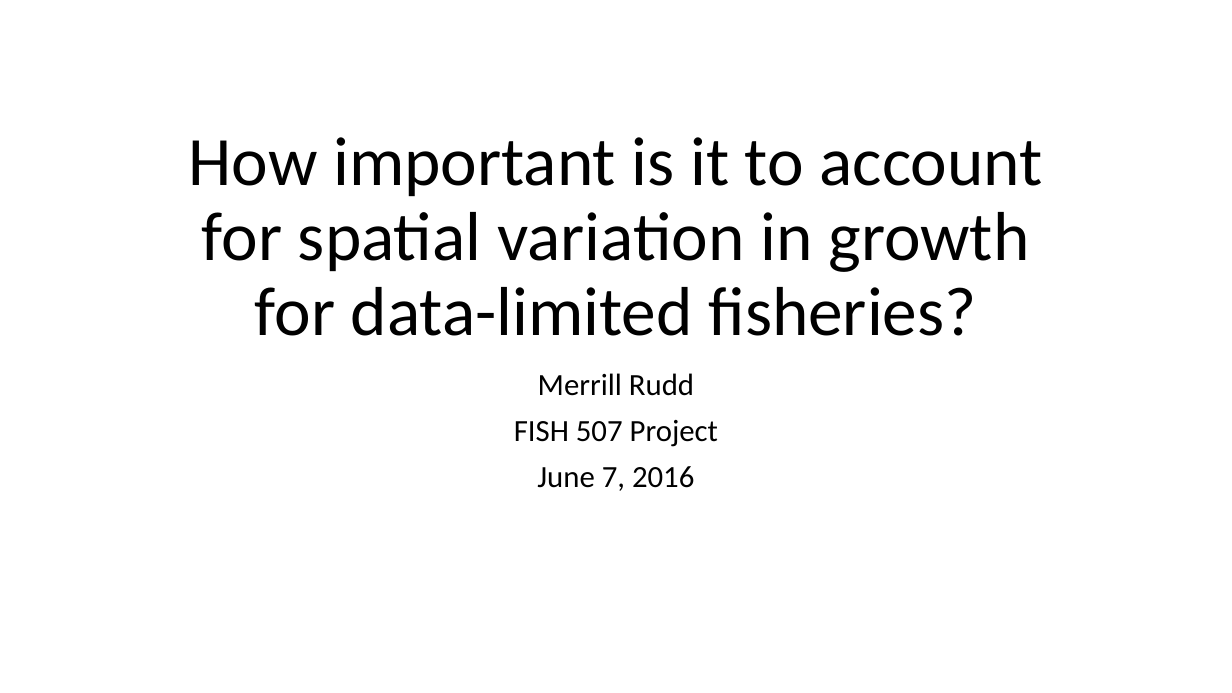
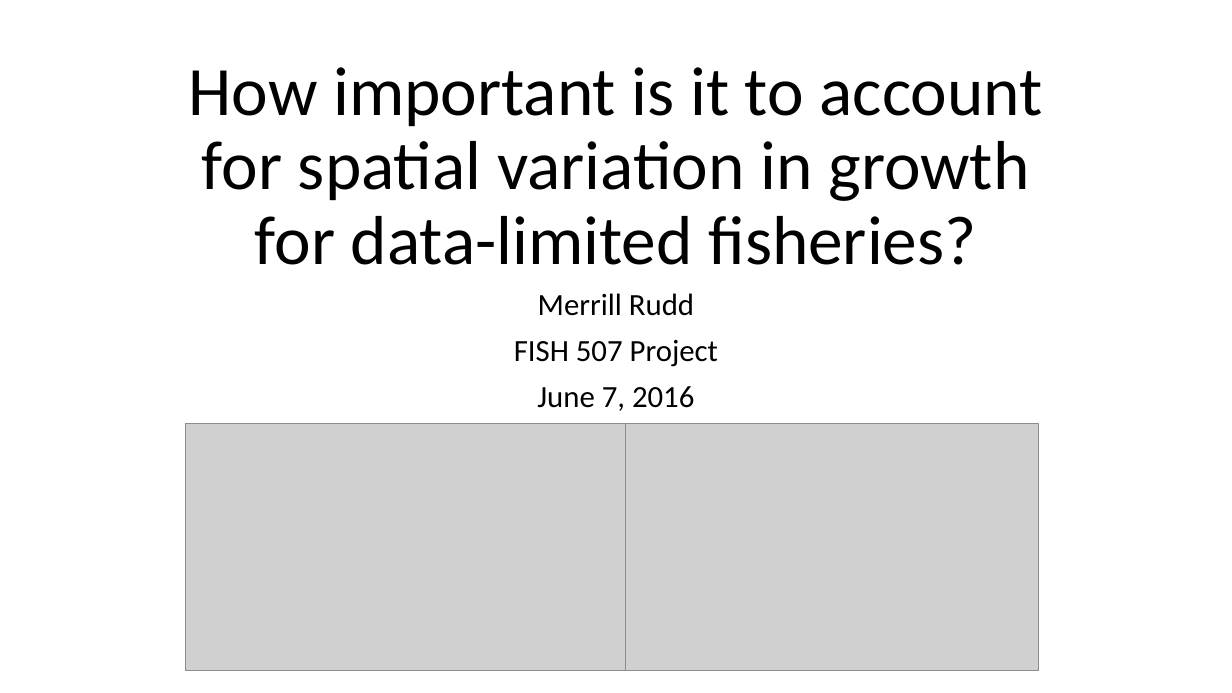
Before and after one commit to merrillrudd/2016_Spatio-temporal_models, a slide deck: slide 1 of Project/Rudd_Project.pptx. Drawn at 1232x693 pixels with LibreOffice and Linux fonts; fonts in the diff are those of the drawing; grey boxes stand for pictures. Boxes give left, top, right and bottom in pixels: in the first picture for what was removed or moved away, otherwise in the second. Text is boxed around its words. In the diff, an @@ line names an element or a change of style, - is before the commit and + after.

Commit message:
updates on spatial growth project

```diff
--- a/Project/Rudd_Project.pptx
+++ b/Project/Rudd_Project.pptx
@@ title "How important is it to ..." moved from (x1=189, y1=137, x2=1043, y2=336) to (x1=189, y1=67, x2=1043, y2=265) @@
@@ subtitle "Merrill Rudd" moved from (x1=514, y1=373, x2=718, y2=491) to (x1=514, y1=293, x2=718, y2=411) @@
@@ picture added at (x1=186, y1=423, x2=626, y2=671) @@
@@ picture added at (x1=626, y1=424, x2=1038, y2=672) @@
```
Also in this commit, not shown: 9 other slides changed, 8 slides added, 3 slides removed, 1 other file.
